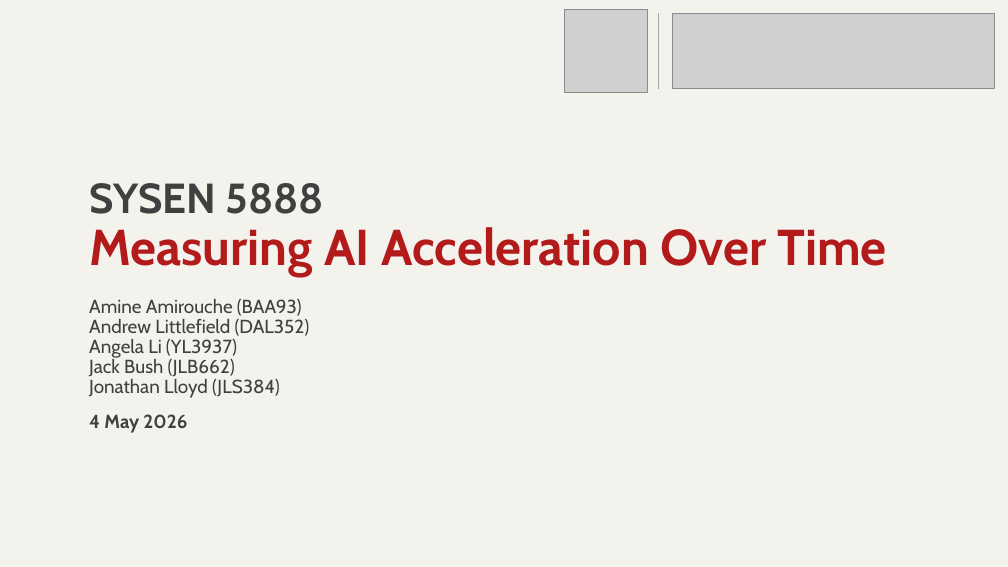
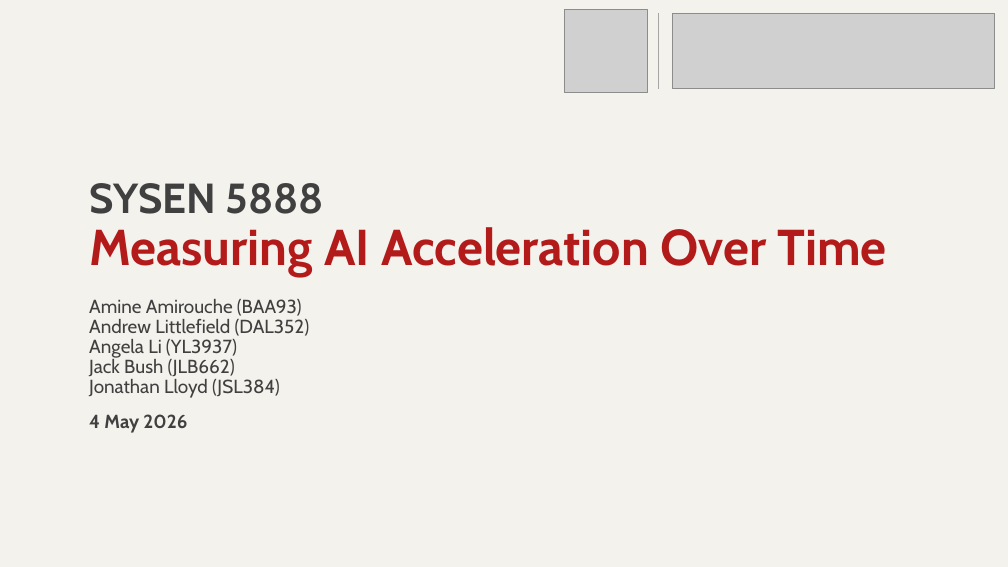
Before and after one commit to JdogLloyd1/DeepLearning5888Project, a slide deck: slide 1 of Docs/Final_Project_Presentation_Draft.pptx. Drawn at 1008x567 pixels with LibreOffice and Linux fonts; fonts in the diff are those of the drawing; grey boxes stand for pictures; background and template pictures are left out. Boxes give left, top, right and bottom in pixels: in the first picture for what was removed or moved away, otherwise in the second. Text is boxed around its words. In the diff, an @@ line names an element or a change of style, - is before the commit and + after.

```diff
--- a/Docs/Final_Project_Presentation_Draft.pptx
+++ b/Docs/Final_Project_Presentation_Draft.pptx
@@ text at [89,379,280,398]: text changed @@
-Jonathan Lloyd (JLS384)
+Jonathan Lloyd (JSL384)
```
Also in this commit, not shown: 1 other slide changed, 1 slide removed.
